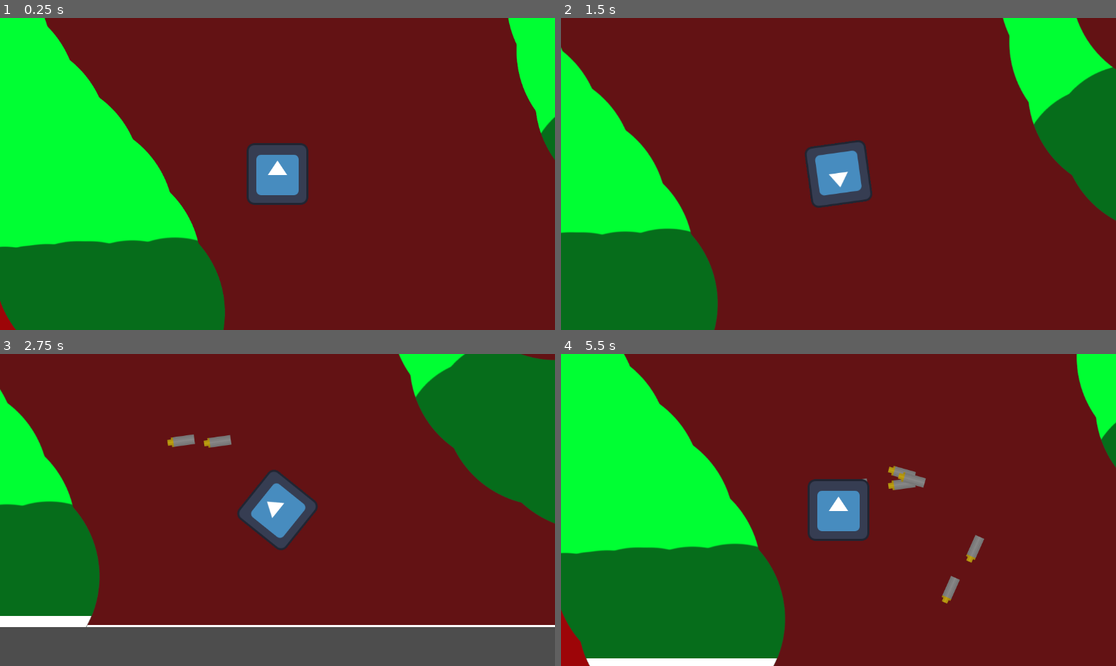
Above: before the commit, frames 1-4 (two rows, left to right).
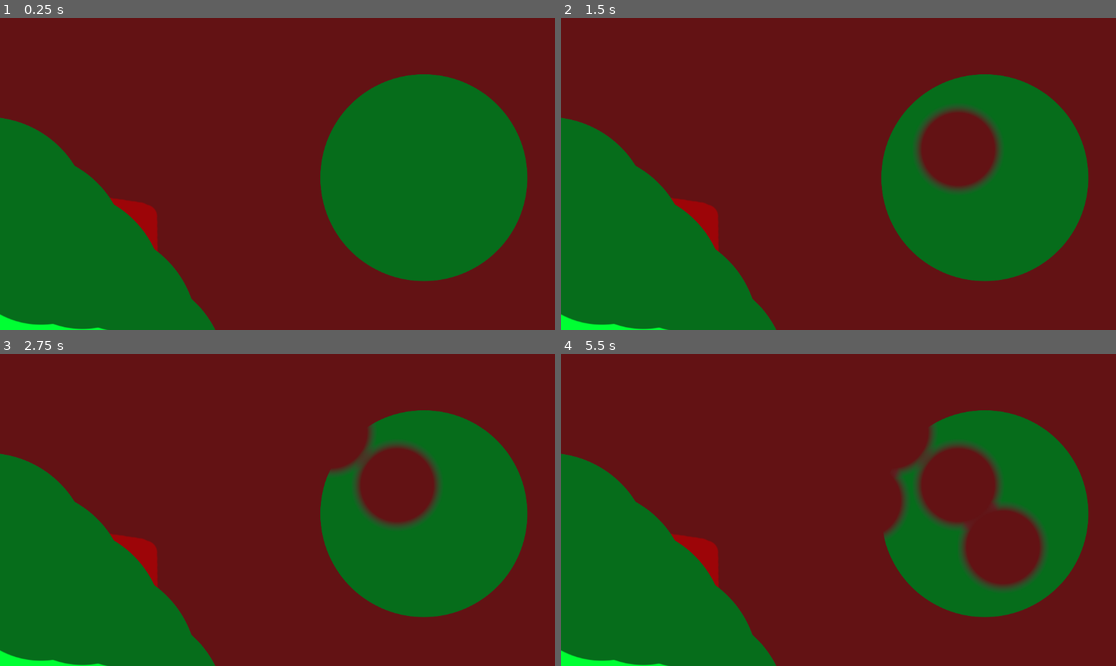
Above: after the commit, the same moments.

Repository: Do-Good-Games/MaskGameTest
Game: Godot game, scene res://Ian Folder/test_world.tscn
Same seed, same stepped clock (60 frames per second), same inputs: the game is played once before the commit and once after it. This scene is started directly instead of the project's main scene. The engine's default icon, where the game draws it, is replaced by a stand-in: a white triangle on a blue panel in a dark square.
Inputs (mouse positions are in pixels of both pictures, inside the frame that each line leads up to):
- Up to frame 1 (0.25 s): no input
- Up to frame 2 (1.5 s): tap Enter at 0.5 s; move the mouse to (960, 158) at 0.52 s; press the mouse at (960, 158) at 0.53 s; hold D (right) 0.53-1.28 s; move the mouse to (727, 189) at 1.27 s; release the mouse at (727, 189) at 1.28 s; hold S (down) from 1.28 s (still down); click (727, 189) at 1.35 s
- Up to frame 3 (2.75 s): move the mouse to (333, 441) at 2.02 s; release S (down) at 2.03 s; press the mouse at (333, 441) at 2.03 s; hold D (right) from 2.03 s (still down)
- Up to frame 4 (5.5 s): move the mouse to (810, 572) at 2.77 s; release D (right) at 2.78 s; release the mouse at (810, 572) at 2.78 s; hold W (up) 2.78-3.53 s; click (810, 572) at 2.85 s; move the mouse to (1005, 556) at 3.52 s; press the mouse at (1005, 556) at 3.53 s; hold A (left) 3.53-5.03 s; move the mouse to (672, 463) at 4.27 s; release the mouse at (672, 463) at 4.28 s; click (672, 463) at 4.35 s; move the mouse to (866, 510) at 5.02 s; press the mouse at (866, 510) at 5.03 s; hold S (down) from 5.03 s (still down)

The runs differ from the first frame. In frame 1, 42% of the frame differs, in the area x 0-100%, y 0-100%; in frame 2, 34%; in frame 3, 44%; in frame 4, 37%.

Commit message:
Layer Controller

Diff:
--- a/Ian Folder/test_world.tscn
+++ b/Ian Folder/test_world.tscn
@@ -2,8 +2,7 @@
 
 [ext_resource type="PackedScene" uid="uid://bym1nxtie4254" path="res://LayerMasking/layer.tscn" id="1_1hawf"]
 [ext_resource type="Texture2D" uid="uid://dvf21l451imlf" path="res://Ian Folder/brush.tres" id="1_e4dru"]
-[ext_resource type="PackedScene" uid="uid://f0giku20phl1" path="res://Character/BobbyCollectable.tscn" id="2_icfwp"]
-[ext_resource type="PackedScene" uid="uid://b2aodyxg1wr0g" path="res://Character/bobby_character.tscn" id="3_e4dru"]
+[ext_resource type="Texture2D" uid="uid://bwgq1lmjusrgc" path="res://test_mask_alpha.png" id="3_3mawi"]
 [ext_resource type="Texture2D" uid="uid://7kdjj57fft6b" path="res://Ian Folder/Red example.png" id="3_orqof"]
 [ext_resource type="Texture2D" uid="uid://d1pxvs8i5av8t" path="res://test_mask_alpha_negative.png" id="4_8wdvc"]
 [ext_resource type="Texture2D" uid="uid://rw8d2f1wlin6" path="res://Ian Folder/Green_Example.png" id="5_orqof"]
@@ -33,7 +32,10 @@
 z_index = -1
 position = Vector2(1047, 730)
 
-[node name="LayerVisual" parent="RedLayer/LayerMask" parent_id_path=PackedInt32Array(807261236, 1379613557) index="0" unique_id=1234380076]
+[node name="LayerMask" parent="RedLayer" index="0" unique_id=1379613557]
+texture = ExtResource("3_3mawi")
+
+[node name="LayerVisual" parent="RedLayer/LayerMask" index="0" unique_id=1234380076]
 position = Vector2(3.6502905, 4.9999886)
 scale = Vector2(1.0003328, 0.9873325)
 texture = ExtResource("3_orqof")
@@ -73,13 +75,5 @@
 [node name="CollisionPolygon2D3" type="CollisionPolygon2D" parent="GreenLayer/UnmaskedGeometry" index="2" unique_id=702944521]
 polygon = PackedVector2Array(469, 284, 526, 561, 759, 618, 1047, 457, 1063, 317, 892, 123, 651, 137)
 
-[node name="BobbyCollectable" parent="." unique_id=2115636220 instance=ExtResource("2_icfwp")]
-z_index = 1
-position = Vector2(299, 752)
-
-[node name="BobbyCharacter" parent="." unique_id=1423288883 instance=ExtResource("3_e4dru")]
-z_index = 1
-position = Vector2(991, 1087)
-
 [editable path="RedLayer"]
 [editable path="GreenLayer"]
--- a/LayerMasking/LayerController.tscn
+++ b/LayerMasking/LayerController.tscn
@@ -1,6 +1,28 @@
 [gd_scene format=3 uid="uid://2wy3lf084bm7"]
 
 [ext_resource type="Script" uid="uid://b01gwbcmrrl47" path="res://LayerMasking/layer_controller.gd" id="1_prpwt"]
+[ext_resource type="PackedScene" uid="uid://bym1nxtie4254" path="res://LayerMasking/layer.tscn" id="2_8q236"]
+[ext_resource type="Texture2D" uid="uid://dvf21l451imlf" path="res://Ian Folder/brush.tres" id="3_1pduu"]
 
-[node name="LayerController" type="Node2D" unique_id=1122606211]
+[node name="LayerController" type="Node2D" unique_id=1122606211 node_paths=PackedStringArray("layers")]
 script = ExtResource("1_prpwt")
+layers = [NodePath("RedLayer"), NodePath("GreenLayer"), NodePath("BlueLayer")]
+
+[node name="RedLayer" parent="." unique_id=1461014223 instance=ExtResource("2_8q236")]
+
+[node name="LayerMask" parent="RedLayer" index="0" unique_id=1379613557]
+texture = ExtResource("3_1pduu")
+
+[node name="GreenLayer" parent="." unique_id=1893432584 instance=ExtResource("2_8q236")]
+
+[node name="LayerMask" parent="GreenLayer" index="0" unique_id=1379613557]
+texture = ExtResource("3_1pduu")
+
+[node name="BlueLayer" parent="." unique_id=980299969 instance=ExtResource("2_8q236")]
+
+[node name="LayerMask" parent="BlueLayer" index="0" unique_id=1379613557]
+texture = ExtResource("3_1pduu")
+
+[editable path="RedLayer"]
+[editable path="GreenLayer"]
+[editable path="BlueLayer"]
--- a/LayerMasking/layer.tscn
+++ b/LayerMasking/layer.tscn
@@ -1,6 +1,5 @@
 [gd_scene format=3 uid="uid://bym1nxtie4254"]
 
-[ext_resource type="Texture2D" uid="uid://bwgq1lmjusrgc" path="res://test_mask_alpha.png" id="1_vm0sn"]
 [ext_resource type="Script" uid="uid://bxui4dd18e7gy" path="res://mask_collision.gd" id="2_gui4o"]
 [ext_resource type="Script" uid="uid://dklvrnohgflnj" path="res://LayerMasking/layer_mask.gd" id="3_gui4o"]
 
@@ -12,7 +11,6 @@
 [node name="LayerMask" type="Sprite2D" parent="." unique_id=1379613557]
 clip_children = 2
 z_index = -1
-texture = ExtResource("1_vm0sn")
 script = ExtResource("3_gui4o")
 
 [node name="LayerVisual" type="Sprite2D" parent="LayerMask" unique_id=1234380076]
--- a/LayerMasking/layer_controller.gd
+++ b/LayerMasking/layer_controller.gd
@@ -1 +1,16 @@
 extends Node2D
+
+enum LayerName{
+	RED = 0,
+	GREEN = 1,
+	BLUE = 2,
+}
+
+@export var layers: Array[Layer]
+
+func paint_texture(layer_name: LayerName, brush_texture: Texture2D, brush_position: Vector2, brush_scale := Vector2i(1,1)) -> void:
+	for i in layers.size():
+		if i == layer_name:
+			layers[i].layer_mask.paint_texture(brush_texture, brush_position, brush_scale)
+		else:
+			layers[i].layer_mask.erase_texture(brush_texture, brush_position, brush_scale)
--- a/LayerMasking/layer_mask.gd
+++ b/LayerMasking/layer_mask.gd
@@ -5,10 +5,12 @@
 
 var img: Image
 var image_texture: ImageTexture
+var image_rect: Rect2i
 
 func _ready() -> void:
 	img = texture.get_image()
 	image_texture = ImageTexture.create_from_image(img)
+	image_rect = Rect2i(Vector2.ZERO, img.get_size())
 	texture = image_texture
 
 
@@ -16,8 +18,9 @@
 	#texture.upd
 
 
-func paint_texture(brush_texture: Texture2D, brush_position: Vector2) -> void:
+func paint_texture(brush_texture: Texture2D, brush_position: Vector2, brush_scale := Vector2i(1, 1)) -> void:
 	var brush := brush_texture.get_image()
+	brush.resize(brush.get_width() * brush_scale.x, brush.get_height() * brush_scale.y)
 	img.blend_rect(brush, brush.get_used_rect(), brush_position - brush.get_used_rect().size /2.0)
 	image_texture.update(img)
 	var updated_rect := Rect2i(
@@ -26,9 +29,29 @@
 	)
 	img_updated.emit(updated_rect, img)
 
+
+func paint_circle(radius: float, circle_pos: Vector2) -> void:
+	var circle_rect := Rect2(Vector2(circle_pos.x-radius, circle_pos.y-radius), Vector2(radius*2, radius*2))
+	# Dont paint outside of the image
+	var x_start: int = max(circle_rect.position.x, image_rect.position.x)
+	var x_end: int = min(circle_rect.end.x, image_rect.end.x)
+
+	var y_start: int = max(circle_rect.position.y, image_rect.position.y)
+	var y_end: int = min(circle_rect.end.y, image_rect.end.y)
+
+	# Iterate through the rectangle the circle occupies
+	for x in range(x_start, x_end):
+		for y in range(y_start, y_end):
+			var pos := Vector2i(x, y)
+			# Paint if this position is within the circle
+			if pos.distance_squared_to(circle_pos) <= radius*radius:
+				img.set_pixelv(pos, Color.WHITE)
+
+
 # Make this better
-func erase_texture(brush_texture: Texture2D, brush_position: Vector2) -> void:
+func erase_texture(brush_texture: Texture2D, brush_position: Vector2, brush_scale := Vector2i(1, 1)) -> void:
 	var brush := brush_texture.get_image()
+	brush.resize(brush.get_width() * brush_scale.x, brush.get_height() * brush_scale.y)
 	var brush_rect := brush.get_used_rect()
 	var draw_pos := brush_position - brush_rect.size / 2.0
 
--- a/mask_collision.gd
+++ b/mask_collision.gd
@@ -6,7 +6,7 @@
 @export var body: StaticBody2D
 @export var rect_size := Vector2(100, 1000)
 
-@onready var layer_mask: Sprite2D = $LayerMask
+@onready var layer_mask: LayerMask = $LayerMask
 @onready var layer_area: Area2D = $LayerArea
 @onready var unmasked_geometry: StaticBody2D = $UnmaskedGeometry
 @onready var masked_geometry: StaticBody2D = $MaskedGeometry
@@ -20,6 +20,7 @@
 
 
 func _ready() -> void:
+	print(layer_mask)
 	var image := layer_mask.texture.get_image()
 
 	mask_bitmap = BitMap.new()
